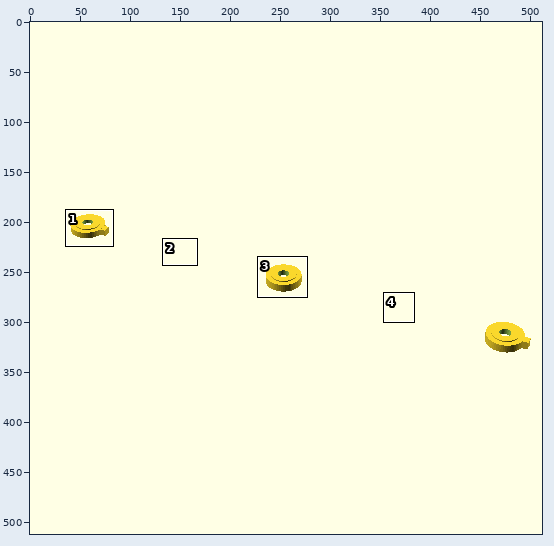
Edited in one commit: sprite sheet (3D-Things/Bosch-GWS-10.8-Adapter/stl/Bosch-GWS-10.8-Adapter-part-0-All.png). The picture above shows the old version from afar; the outline marks the close-up.
Close-up. As it was:
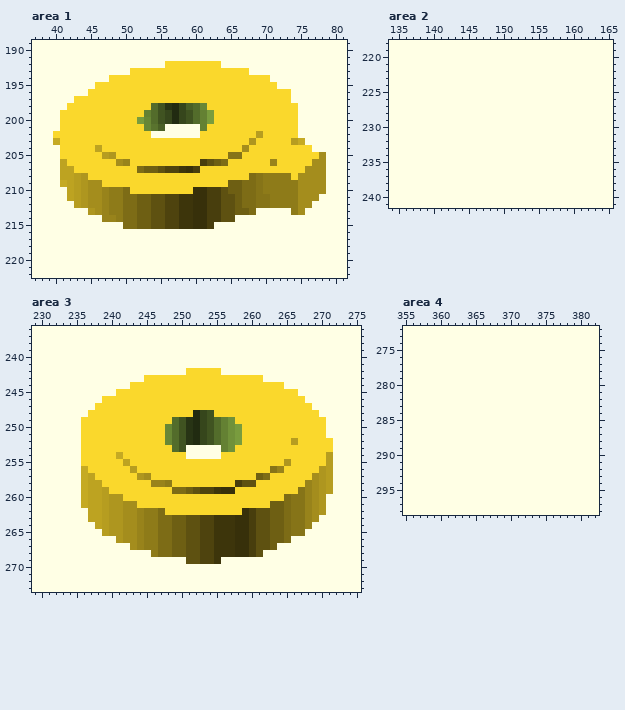
The file is 512x512 pixels. Colours within 5 levels of each other are drawn and written as one. Shown: area 1: x 37..81, y 189..222; area 2: x 134..165, y 218..241; area 3: x 229..275, y 236..273; area 4: x 355..382, y 272..298. The commit also changed other parts of the picture, which this record leaves out.
New version:
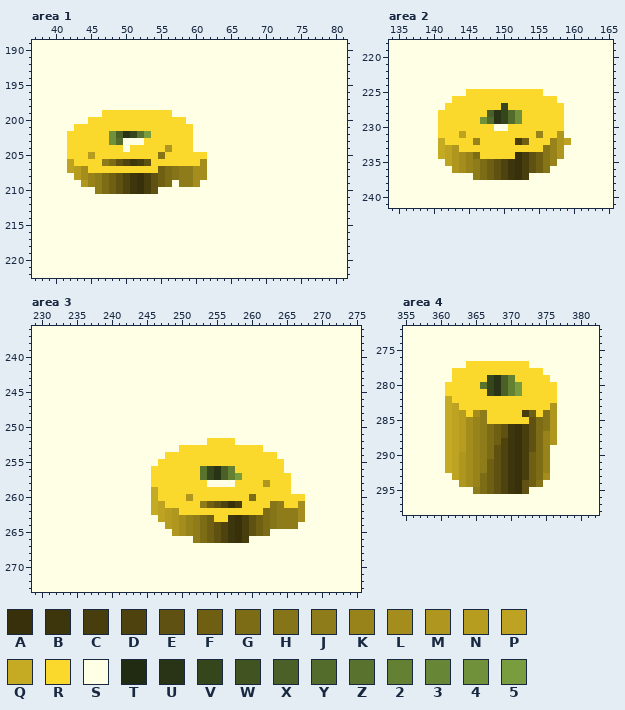
Palette (. is transparent): A #37300a  B #3d350b  C #483e0d  D #4e430e  E #5e5111  F #6e5f13  G #7d6c16  H #867418  J #8e7b19  K #98831b  L #a48d1d  M #ae961f  N #b69d20  P #bda321  Q #c5aa23  R #fad82c  S #ffffe5  T #212b11  U #283415  V #36461c  W #405321  X #4a6026  Y #536c2b  Z #59732e  2 #648133  3 #688736  4 #70913a  5 #799c3e
Diff:
Area 1:
y 192: x 56..63 RRRRRRRR -> SSSSSSSS
y 193: x 51..67 RRRRRRRRRRRRRRRRR -> SSSSSSSSSSSSSSSSS
y 194: x 48..70 RRRRRRRRRRRRRRRRRRRRRRR -> SSSSSSSSSSSSSSSSSSSSSSS
y 195: x 46..71 RRRRRRRRRRRRRRRRRRRRRRRRRR -> SSSSSSSSSSSSSSSSSSSSSSSSSS
y 196: x 45..73 RRRRRRRRRRRRRRRRRRRRRRRRRRRRR -> SSSSSSSSSSSSSSSSSSSSSSSSSSSSS
y 197: x 43..73 RRRRRRRRRRRRRRRRRRRRRRRRRRRRRRR -> SSSSSSSSSSSSSSSSSSSSSSSSSSSSSSS
y 198: x 42..74 RRRRRRRRRRRRYWUTVXY3RRRRRRRRRRRRR -> SSSSSSSSSSSSSSSSSSSSSSSSSSSSSSSSS
y 199: x 41..46 RRRRRR -> SSSSSS; x 53..74 2YWVTVWY25RRRRRRRRRRRR -> RRRRSSSSSSSSSSSSSSSSSS
y 200: x 41..44 RRRR -> SSSS; x 52..74 53YWVTVWY25RRRRRRRRRRRR -> RRRRRRRSSSSSSSSSSSSSSSS
y 201: x 41..42 RR -> SS; x 53..59 3ZXSSSS -> RRRRRRR; x 61..74 2RRRRRRRRRRRRR -> SSSSSSSSSSSSSS
y 202: x 40..41 RR -> SS; x 48..59 RRRRRRSSSSSS -> 4XUVZ5RRRRRR; x 61..74 RRRRRRRRNRRRRR -> SSSSSSSSSSSSSS
y 203: x 40..41 QR -> SS; x 48..52 RRRRR -> 4YSSS; x 60..75 RRRRRRRRMRRRRRNQ -> SSSSSSSSSSSSSSSS
y 204: x 41 R -> S; x 46 P -> R; x 50 R -> S; x 56 R -> M; x 60..76 RRRRRRRLRRRRRRRRR -> SSSSSSSSSSSSSSSSS
y 205: x 41 R -> S; x 45 R -> N; x 47..48 NM -> RR; x 55 R -> H; x 62..78 RRRHHRRRRRRRRRRRL -> SSSSSSSSSSSSSSSSS
y 206: x 41..42 PR -> SP; x 47..53 RRLKRRR -> JGEDBCE; x 61..78 CEFGRRRRRRKRRRRRLL -> LSSSSSSSSSSSSSSSSS
y 207: x 41 P -> S; x 43..44 RR -> NL; x 52..78 GFFEDDBACRRRRRRRRRRRRRRRLLL -> RRRFGHJJLLSSSSSSSSSSSSSSSSS
y 208: x 41..42 PP -> SS; x 44..78 MRRRRRRRRRRRRRRRRRRRRRRRGHJJJJRLLLL -> LKJGFEDBACEFGHJJLLSSSSSSSSSSSSSSSSS
y 209: x 41..43 QPN -> SSS; x 45..78 LLRRRRRRRRRRRRRRRRRRFFGGHJJJJJLLLL -> KJGFEDBACEFGSJJLSSSSSSSSSSSSSSSSSS
y 210: x 42..78 PNMLLKJJGRRRRRRRRRAACCEFFGGHJJJJJLLLL -> SSSSJGFEDBACESSSSSSSSSSSSSSSSSSSSSSSS
y 211: x 42..77 PNMLLKJJGGFFEEDDBBAACCEEFGGHHJJJJLLL -> SSSSSSSSSSSSSSSSSSSSSSSSSSSSSSSSSSSS
y 212: x 43..76 NMLLKJJGGFFEEDDBBAACCEEFGGHHJJJJLL -> SSSSSSSSSSSSSSSSSSSSSSSSSSSSSSSSSS
y 213: x 45..68 MLKJJGGFFEEDDBBAACCEEFFG -> SSSSSSSSSSSSSSSSSSSSSSSS; x 74..75 JL -> SS
y 214: x 47..65 KKJGGFFEEDDBBAACCEE -> SSSSSSSSSSSSSSSSSSS
y 215: x 50..62 GGFFEEDDBBAAC -> SSSSSSSSSSSSS
Area 2:
y 225: x 145..155 SSSSSSSSSSS -> RRRRRRRRRRR
y 226: x 143..157 SSSSSSSSSSSSSSS -> RRRRRRRRRRRRRRR
y 227: x 142..158 SSSSSSSSSSSSSSSSS -> RRRRRRRRVRRRRRRRR
y 228: x 141..158 SSSSSSSSSSSSSSSSSS -> RRRRRRRXUVY4RRRRRR
y 229: x 141..158 SSSSSSSSSSSSSSSSSS -> RRRRRR4YUVY4RRRRRR
y 230: x 141..148 SSSSSSSS -> RRRRRRRR; x 151..158 SSSSSSSS -> RRRRRRRR
y 231: x 141..158 SSSSSSSSSSSSSSSSSS -> RRRPRRRRRRRRRRKRRM
y 232: x 141..159 SSSSSSSSSSSSSSSSSSS -> QRRRRKRRRRRCFRRRKMP
y 233: x 141..158 SSSSSSSSSSSSSSSSSS -> QPMRRRRRRRRRRRRHKM
y 234: x 141..158 SSSSSSSSSSSSSSSSSS -> QPMLKGRRRRRACEFHKM
y 235: x 142..157 SSSSSSSSSSSSSSSS -> PMLKJGFEDBACEFHK
y 236: x 143..156 SSSSSSSSSSSSSS -> MLKJGFEDBACEFH
y 237: x 146..153 SSSSSSSS -> JGFEDBAC
Area 3:
y 242: x 251..255 RRRRR -> SSSSS
y 243: x 245..261 RRRRRRRRRRRRRRRRR -> SSSSSSSSSSSSSSSSS
y 244: x 243..264 RRRRRRRRRRRRRRRRRRRRRR -> SSSSSSSSSSSSSSSSSSSSSS
y 245: x 241..266 RRRRRRRRRRRRRRRRRRRRRRRRRR -> SSSSSSSSSSSSSSSSSSSSSSSSSS
y 246: x 239..267 RRRRRRRRRRRRRRRRRRRRRRRRRRRRR -> SSSSSSSSSSSSSSSSSSSSSSSSSSSSS
y 247: x 238..268 RRRRRRRRRRRRRRRRRRRRRRRRRRRRRRR -> SSSSSSSSSSSSSSSSSSSSSSSSSSSSSSS
y 248: x 237..269 RRRRRRRRRRRRRRRTVWRRRRRRRRRRRRRRR -> SSSSSSSSSSSSSSSSSSSSSSSSSSSSSSSSS
y 249: x 236..270 RRRRRRRRRRRRRYWUTVWY24RRRRRRRRRRRRR -> SSSSSSSSSSSSSSSSSSSSSSSSSSSSSSSSSSS
y 250..251: x 236..270 RRRRRRRRRRRR3YWUTVWY245RRRRRRRRRRRR -> SSSSSSSSSSSSSSSSSSSSSSSSSSSSSSSSSSS
y 252: x 236..271 RRRRRRRRRRRR3YWUTVWY245RRRRRRRNRRRRR -> SSSSSSSSSSSSSSSSSSRRRRSSSSSSSSSSSSSS
y 253: x 236..257 RRRRRRRRRRRRRYWSSSSS24 -> SSSSSSSSSSSSSSRRRRRRRR; x 262..271 RRRRRRRRRR -> SSSSSSSSSS
y 254: x 236..247 RRRRRQRRRRRR -> SSSSSSSSSSSS; x 251..255 SSSSS -> RRRRR; x 264..271 RRRRRRRN -> SSSSSSSS
y 255: x 236..246 RRRRRRPRRRR -> SSSSSSSSSSS; x 265..271 MRRRRRN -> SSSSSSS
y 256: x 236..245 QRRRRRRNRR -> SSSSSSSSSS; x 253..257 RRRRR -> ZVUX2; x 263..271 HKRRRRRMN -> RRSSSSSSS
y 257: x 236..245 QPRRRRRRML -> SSSSSSSSSS; x 253..258 RRRRRR -> ZVUX25; x 261..262 FG -> RR; x 266..271 RRRLMN -> SSSSSS
y 258: x 236..248 QPPRRRRRRRKKJ -> SSSSSSSSSSRRR; x 254..260 RRRRCEE -> SSSSRRR; x 262 R -> M; x 266..271 RRKLMN -> SSSSSS
y 259: x 236..246 QPPNRRRRRRR -> SSSSSSSSSSQ; x 249..257 GGFEDDBAA -> RRRRRRRRR; x 266..271 RHKLMN -> SSSSSS
y 260: x 236..246 QPPNMMRRRRR -> SSSSSSSSSSQ; x 251 R -> M; x 260 R -> G; x 265..270 GHHKLM -> RRRSSS
y 261: x 236..247 QPPNMMLLRRRR -> SSSSSSSSSSQP; x 253..258 RRRRRR -> JFEDAC; x 263..270 FFGHHKLM -> HJRRLSSS
y 262: x 237..249 PPNMMLLKJJGRR -> SSSSSSSSSQPNM; x 259..270 ACEEFFGHHKLM -> RRRGHJJJLSSS
y 263: x 237..256 PPNMMLLKJJGGFFEEDDBB -> SSSSSSSSSSPNMLKJGFRR; x 259..269 ACEEFFGHHKL -> CEFGHJJJLSS
y 264: x 238..256 PNMMLLKJJGGFFEEDDBB -> SSSSSSSSSSNMLKJGFED; x 259..268 ACEEFFGHHK -> CEFGHJJJSS
y 265: x 239..256 NMMLLKJJGGFFEEDDBB -> SSSSSSSSSSMLKJGFED; x 259..267 ACEEFFGHH -> CEFGSSSSS
y 266: x 241..256 MLLKJJGGFFEEDDBB -> SSSSSSSSSSSJGFED; x 259..265 ACEEFFG -> CSSSSSS
y 267: x 243..263 LKJJGGFFEEDDBBBAACEEF -> SSSSSSSSSSSSSSSSSSSSS
y 268: x 246..261 JGGFFEEDDBBBAACE -> SSSSSSSSSSSSSSSS
y 269: x 251..255 EEDDB -> SSSSS
Area 4:
y 277: x 364..372 SSSSSSSSS -> RRRRRRRRR
y 278: x 362..374 SSSSSSSSSSSSS -> RRRRRRRRRRRRR
y 279: x 362..375 SSSSSSSSSSSSSS -> RRRRRVUX2RRRRR
y 280: x 361..376 SSSSSSSSSSSSSSSS -> RRRRRZVUX25RRRRR
y 281: x 361..376 SSSSSSSSSSSSSSSS -> RRRRRRVUX25RRRRR
y 282: x 361..376 SSSSSSSSSSSSSSSS -> QRRRRRRRRRRRRRRR
y 283: x 361..376 SSSSSSSSSSSSSSSS -> QPRRRRRRRRRRRRRM
y 284: x 361..376 SSSSSSSSSSSSSSSS -> QPNRLJRRRRRCFRHM
y 285: x 361..376 SSSSSSSSSSSSSSSS -> QPNLKJRRRRRREGHM
y 286: x 361..376 SSSSSSSSSSSSSSSS -> QPNLKJGFEBACEGHM
y 287: x 361..376 SSSSSSSSSSSSSSSS -> QPNLKJGFEBACEGKM
y 288: x 361..376 SSSSSSSSSSSSSSSS -> QPNLKJGFDBACEGKM
y 289: x 361..375 SSSSSSSSSSSSSSS -> QPNLKJGEDBACEGK
y 290: x 361..375 SSSSSSSSSSSSSSS -> QPMLKJGEDBACFGK
y 291..292: x 361..375 SSSSSSSSSSSSSSS -> QPMLKJFEDBACFGK
y 293: x 362..375 SSSSSSSSSSSSSS -> PMLKGFEDBACFGL
y 294: x 363..374 SSSSSSSSSSSS -> MLKGFEDBAEFH
y 295: x 365..372 SSSSSSSS -> JGFEDBAE
